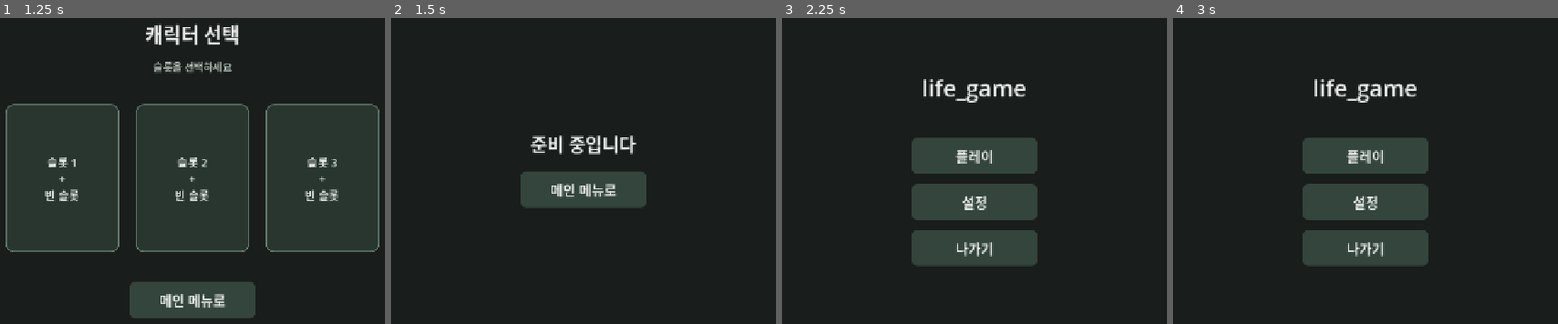
Above: before the commit, frames 1-4 (left to right).
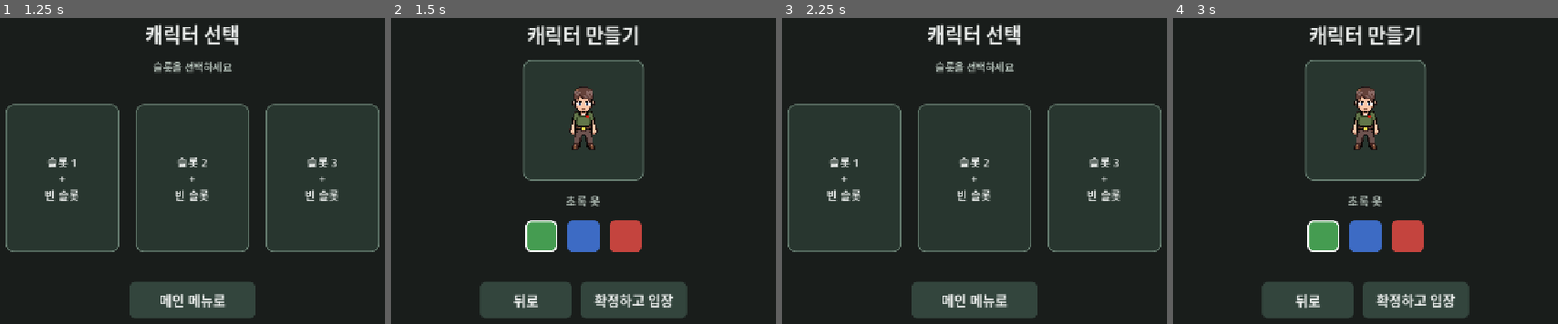
Above: after the commit, the same moments.

Repository: kimtuna/life_game
Game: Godot game, scene res://scenes/main_menu/main_menu.tscn
Two runs of this game, one before a commit and one after it. Both use one fixed random seed, a clock stepped at 60 frames per second and the inputs below.
Inputs (mouse positions are in pixels of both pictures, inside the frame that each line leads up to):
- Up to frame 1 (1.25 s): click "플레이" at 0.5 s
- Up to frame 2 (1.5 s): click "슬롯 1 + 빈 슬롯" at 1.25 s
- Up to frame 3 (2.25 s): click "메인 메뉴로" (after the commit: "뒤로") at 2 s
- Up to frame 4 (3 s): click (1365, 177) at 2.75 s, where only the run after the commit has a clickable "슬롯 2 + 빈 슬롯"

Frame 1 is identical in both runs. In frame 2, 24% of the frame differs, in the area x 22-78%, y 2-99%; in frame 3, 43%, in the area x 1-99%, y 1-99%; in frame 4, 24%.

Commit message:
상태 페이지 갱신 (바퀴 3, 남은 3개)

Diff:
--- a/game/project.godot
+++ b/game/project.godot
@@ -15,6 +15,10 @@
 config/features=PackedStringArray("4.7", "GL Compatibility")
 config/icon="res://icon.svg"
 
+[autoload]
+
+CharacterData="*res://scripts/character_data.gd"
+
 [display]
 
 window/size/viewport_width=1280
--- /dev/null
+++ b/game/scenes/character_customization/character_customization.gd
@@ -0,0 +1,48 @@
+extends Control
+
+const VARIANTS := ["green", "blue", "red"]
+const VARIANT_LABELS := {
+	"green": "초록 옷",
+	"blue": "파랑 옷",
+	"red": "빨강 옷",
+}
+
+var current_variant_index: int = 0
+
+@onready var preview: TextureRect = $CenterContainer/VBoxContainer/PreviewFrame/PreviewMargin/Preview
+@onready var variant_label: Label = $CenterContainer/VBoxContainer/VariantLabel
+@onready var swatch_buttons: Array[Button] = [
+	$CenterContainer/VBoxContainer/SwatchRow/GreenSwatch,
+	$CenterContainer/VBoxContainer/SwatchRow/BlueSwatch,
+	$CenterContainer/VBoxContainer/SwatchRow/RedSwatch,
+]
+
+
+func _ready() -> void:
+	_select_variant(0)
+
+
+func _select_variant(index: int) -> void:
+	current_variant_index = index
+	var variant: String = VARIANTS[index]
+	preview.texture = load("res://assets/sprites/character/%s_south.png" % variant)
+	variant_label.text = VARIANT_LABELS[variant]
+	for i in range(swatch_buttons.size()):
+		swatch_buttons[i].button_pressed = (i == index)
+
+
+func _on_swatch_pressed(index: int) -> void:
+	_select_variant(index)
+
+
+func _on_confirm_pressed() -> void:
+	var variant: String = VARIANTS[current_variant_index]
+	CharacterData.save_character(CharacterData.active_slot_index, {
+		"variant": variant,
+		"label": VARIANT_LABELS[variant],
+	})
+	get_tree().change_scene_to_file("res://scenes/world/world.tscn")
+
+
+func _on_back_pressed() -> void:
+	get_tree().change_scene_to_file("res://scenes/character_slots/character_slots.tscn")
--- /dev/null
+++ b/game/scenes/character_customization/character_customization.tscn
@@ -0,0 +1,199 @@
+[gd_scene load_steps=10 format=3]
+
+[ext_resource type="Script" path="res://scenes/character_customization/character_customization.gd" id="1_script"]
+[ext_resource type="Theme" path="res://theme/main_theme.tres" id="2_theme"]
+
+[sub_resource type="StyleBoxFlat" id="StyleBoxFlat_preview_bg"]
+bg_color = Color(0.157, 0.212, 0.184, 1)
+border_width_left = 2
+border_width_top = 2
+border_width_right = 2
+border_width_bottom = 2
+border_color = Color(0.4, 0.49, 0.44, 1)
+corner_radius_top_left = 14
+corner_radius_top_right = 14
+corner_radius_bottom_right = 14
+corner_radius_bottom_left = 14
+
+[sub_resource type="StyleBoxFlat" id="StyleBoxFlat_swatch_green"]
+bg_color = Color(0.271, 0.612, 0.318, 1)
+corner_radius_top_left = 10
+corner_radius_top_right = 10
+corner_radius_bottom_right = 10
+corner_radius_bottom_left = 10
+
+[sub_resource type="StyleBoxFlat" id="StyleBoxFlat_swatch_green_selected"]
+bg_color = Color(0.271, 0.612, 0.318, 1)
+border_width_left = 3
+border_width_top = 3
+border_width_right = 3
+border_width_bottom = 3
+border_color = Color(1, 1, 1, 1)
+corner_radius_top_left = 10
+corner_radius_top_right = 10
+corner_radius_bottom_right = 10
+corner_radius_bottom_left = 10
+
+[sub_resource type="StyleBoxFlat" id="StyleBoxFlat_swatch_blue"]
+bg_color = Color(0.239, 0.42, 0.769, 1)
+corner_radius_top_left = 10
+corner_radius_top_right = 10
+corner_radius_bottom_right = 10
+corner_radius_bottom_left = 10
+
+[sub_resource type="StyleBoxFlat" id="StyleBoxFlat_swatch_blue_selected"]
+bg_color = Color(0.239, 0.42, 0.769, 1)
+border_width_left = 3
+border_width_top = 3
+border_width_right = 3
+border_width_bottom = 3
+border_color = Color(1, 1, 1, 1)
+corner_radius_top_left = 10
+corner_radius_top_right = 10
+corner_radius_bottom_right = 10
+corner_radius_bottom_left = 10
+
+[sub_resource type="StyleBoxFlat" id="StyleBoxFlat_swatch_red"]
+bg_color = Color(0.769, 0.267, 0.243, 1)
+corner_radius_top_left = 10
+corner_radius_top_right = 10
+corner_radius_bottom_right = 10
+corner_radius_bottom_left = 10
+
+[sub_resource type="StyleBoxFlat" id="StyleBoxFlat_swatch_red_selected"]
+bg_color = Color(0.769, 0.267, 0.243, 1)
+border_width_left = 3
+border_width_top = 3
+border_width_right = 3
+border_width_bottom = 3
+border_color = Color(1, 1, 1, 1)
+corner_radius_top_left = 10
+corner_radius_top_right = 10
+corner_radius_bottom_right = 10
+corner_radius_bottom_left = 10
+
+[node name="CharacterCustomization" type="Control"]
+layout_mode = 3
+anchors_preset = 15
+anchor_right = 1.0
+anchor_bottom = 1.0
+grow_horizontal = 2
+grow_vertical = 2
+theme = ExtResource("2_theme")
+script = ExtResource("1_script")
+
+[node name="Background" type="ColorRect" parent="."]
+layout_mode = 1
+anchors_preset = 15
+anchor_right = 1.0
+anchor_bottom = 1.0
+grow_horizontal = 2
+grow_vertical = 2
+color = Color(0.098, 0.114, 0.106, 1)
+
+[node name="CenterContainer" type="CenterContainer" parent="."]
+layout_mode = 1
+anchors_preset = 15
+anchor_right = 1.0
+anchor_bottom = 1.0
+grow_horizontal = 2
+grow_vertical = 2
+
+[node name="VBoxContainer" type="VBoxContainer" parent="CenterContainer"]
+layout_mode = 2
+theme_override_constants/separation = 20
+alignment = 1
+
+[node name="Title" type="Label" parent="CenterContainer/VBoxContainer"]
+layout_mode = 2
+size_flags_horizontal = 4
+theme_override_font_sizes/font_size = 34
+text = "캐릭터 만들기"
+horizontal_alignment = 1
+
+[node name="PreviewFrame" type="PanelContainer" parent="CenterContainer/VBoxContainer"]
+layout_mode = 2
+size_flags_horizontal = 4
+theme_override_styles/panel = SubResource("StyleBoxFlat_preview_bg")
+
+[node name="PreviewMargin" type="MarginContainer" parent="CenterContainer/VBoxContainer/PreviewFrame"]
+layout_mode = 2
+theme_override_constants/margin_left = 24
+theme_override_constants/margin_top = 24
+theme_override_constants/margin_right = 24
+theme_override_constants/margin_bottom = 24
+
+[node name="Preview" type="TextureRect" parent="CenterContainer/VBoxContainer/PreviewFrame/PreviewMargin"]
+custom_minimum_size = Vector2(160, 160)
+layout_mode = 2
+texture_filter = 1
+stretch_mode = 5
+expand_mode = 1
+
+[node name="VariantLabel" type="Label" parent="CenterContainer/VBoxContainer"]
+layout_mode = 2
+size_flags_horizontal = 4
+theme_override_font_sizes/font_size = 20
+theme_override_colors/font_color = Color(0.7, 0.75, 0.72, 1)
+text = "초록 옷"
+horizontal_alignment = 1
+
+[node name="SwatchRow" type="HBoxContainer" parent="CenterContainer/VBoxContainer"]
+layout_mode = 2
+size_flags_horizontal = 4
+theme_override_constants/separation = 18
+alignment = 1
+
+[node name="GreenSwatch" type="Button" parent="CenterContainer/VBoxContainer/SwatchRow"]
+custom_minimum_size = Vector2(56, 56)
+layout_mode = 2
+toggle_mode = true
+button_pressed = true
+theme_override_styles/normal = SubResource("StyleBoxFlat_swatch_green")
+theme_override_styles/hover = SubResource("StyleBoxFlat_swatch_green_selected")
+theme_override_styles/pressed = SubResource("StyleBoxFlat_swatch_green_selected")
+theme_override_styles/focus = SubResource("StyleBoxFlat_swatch_green_selected")
+
+[node name="BlueSwatch" type="Button" parent="CenterContainer/VBoxContainer/SwatchRow"]
+custom_minimum_size = Vector2(56, 56)
+layout_mode = 2
+toggle_mode = true
+theme_override_styles/normal = SubResource("StyleBoxFlat_swatch_blue")
+theme_override_styles/hover = SubResource("StyleBoxFlat_swatch_blue_selected")
+theme_override_styles/pressed = SubResource("StyleBoxFlat_swatch_blue_selected")
+theme_override_styles/focus = SubResource("StyleBoxFlat_swatch_blue_selected")
+
+[node name="RedSwatch" type="Button" parent="CenterContainer/VBoxContainer/SwatchRow"]
+custom_minimum_size = Vector2(56, 56)
+layout_mode = 2
+toggle_mode = true
+theme_override_styles/normal = SubResource("StyleBoxFlat_swatch_red")
+theme_override_styles/hover = SubResource("StyleBoxFlat_swatch_red_selected")
+theme_override_styles/pressed = SubResource("StyleBoxFlat_swatch_red_selected")
+theme_override_styles/focus = SubResource("StyleBoxFlat_swatch_red_selected")
+
+[node name="ButtonSpacer" type="Control" parent="CenterContainer/VBoxContainer"]
+custom_minimum_size = Vector2(0, 12)
+layout_mode = 2
+
+[node name="ButtonRow" type="HBoxContainer" parent="CenterContainer/VBoxContainer"]
+layout_mode = 2
+size_flags_horizontal = 4
+theme_override_constants/separation = 16
+alignment = 1
+
+[node name="BackButton" type="Button" parent="CenterContainer/VBoxContainer/ButtonRow"]
+layout_mode = 2
+custom_minimum_size = Vector2(160, 0)
+text = "뒤로"
+
+[node name="ConfirmButton" type="Button" parent="CenterContainer/VBoxContainer/ButtonRow"]
+layout_mode = 2
+custom_minimum_size = Vector2(160, 0)
+text = "확정하고 입장"
+
+[connection signal="pressed" from="CenterContainer/VBoxContainer/SwatchRow/GreenSwatch" to="." method="_on_swatch_pressed" binds=[0]]
+[connection signal="pressed" from="CenterContainer/VBoxContainer/SwatchRow/BlueSwatch" to="." method="_on_swatch_pressed" binds=[1]]
+[connection signal="pressed" from="CenterContainer/VBoxContainer/SwatchRow/RedSwatch" to="." method="_on_swatch_pressed" binds=[2]]
+[connection signal="pressed" from="CenterContainer/VBoxContainer/ButtonRow/BackButton" to="." method="_on_back_pressed"]
+[connection signal="pressed" from="CenterContainer/VBoxContainer/ButtonRow/ConfirmButton" to="." method="_on_confirm_pressed"]
--- a/game/scenes/character_slots/character_slots.gd
+++ b/game/scenes/character_slots/character_slots.gd
@@ -1,10 +1,33 @@
 extends Control
 
+@onready var slot_buttons: Array[Button] = [
+	$CenterContainer/VBoxContainer/SlotsRow/Slot1Button,
+	$CenterContainer/VBoxContainer/SlotsRow/Slot2Button,
+	$CenterContainer/VBoxContainer/SlotsRow/Slot3Button,
+]
 
-func _on_slot_pressed(_slot_index: int) -> void:
-	# TODO(INBOX #3): 슬롯에 저장된 캐릭터가 있으면 바로 월드로 입장시켜야 한다.
-	# 지금은 모든 슬롯이 항상 비어 있으므로 커스터마이징 화면(임시)으로 보낸다.
-	get_tree().change_scene_to_file("res://scenes/placeholder/placeholder.tscn")
+
+func _ready() -> void:
+	for i in range(slot_buttons.size()):
+		_refresh_slot_button(i)
+
+
+func _refresh_slot_button(slot_index: int) -> void:
+	var button := slot_buttons[slot_index]
+	var character := CharacterData.get_character(slot_index)
+	if character.is_empty():
+		button.text = "슬롯 %d\n\n+\n\n빈 슬롯" % (slot_index + 1)
+	else:
+		var label: String = String(character.get("label", "모험가"))
+		button.text = "슬롯 %d\n\n%s\n\n입장하기" % [slot_index + 1, label]
+
+
+func _on_slot_pressed(slot_index: int) -> void:
+	CharacterData.active_slot_index = slot_index
+	if CharacterData.has_character(slot_index):
+		get_tree().change_scene_to_file("res://scenes/world/world.tscn")
+	else:
+		get_tree().change_scene_to_file("res://scenes/character_customization/character_customization.tscn")
 
 
 func _on_back_pressed() -> void:
--- a/game/scenes/character_slots/character_slots.tscn
+++ b/game/scenes/character_slots/character_slots.tscn
@@ -160,7 +160,7 @@
 custom_minimum_size = Vector2(220, 0)
 text = "메인 메뉴로"
 
-[connection signal="pressed" from="CenterContainer/VBoxContainer/SlotsRow/Slot1Button" to="." method="_on_slot_pressed" binds=[1]]
-[connection signal="pressed" from="CenterContainer/VBoxContainer/SlotsRow/Slot2Button" to="." method="_on_slot_pressed" binds=[2]]
-[connection signal="pressed" from="CenterContainer/VBoxContainer/SlotsRow/Slot3Button" to="." method="_on_slot_pressed" binds=[3]]
+[connection signal="pressed" from="CenterContainer/VBoxContainer/SlotsRow/Slot1Button" to="." method="_on_slot_pressed" binds=[0]]
+[connection signal="pressed" from="CenterContainer/VBoxContainer/SlotsRow/Slot2Button" to="." method="_on_slot_pressed" binds=[1]]
+[connection signal="pressed" from="CenterContainer/VBoxContainer/SlotsRow/Slot3Button" to="." method="_on_slot_pressed" binds=[2]]
 [connection signal="pressed" from="CenterContainer/VBoxContainer/BackButton" to="." method="_on_back_pressed"]
--- /dev/null
+++ b/game/scenes/world/world.gd
@@ -0,0 +1,13 @@
+extends Node2D
+
+@onready var player_sprite: Sprite2D = $Player
+
+
+func _ready() -> void:
+	var character := CharacterData.get_character(CharacterData.active_slot_index)
+	var variant: String = character.get("variant", "green")
+	player_sprite.texture = load("res://assets/sprites/character/%s_south.png" % variant)
+
+
+func _on_back_pressed() -> void:
+	get_tree().change_scene_to_file("res://scenes/main_menu/main_menu.tscn")
--- /dev/null
+++ b/game/scenes/world/world.tscn
@@ -0,0 +1,28 @@
+[gd_scene load_steps=3 format=3]
+
+[ext_resource type="Script" path="res://scenes/world/world.gd" id="1_script"]
+[ext_resource type="Theme" path="res://theme/main_theme.tres" id="2_theme"]
+
+[node name="World" type="Node2D"]
+script = ExtResource("1_script")
+
+[node name="Ground" type="Polygon2D" parent="."]
+polygon = PackedVector2Array(-4000, -4000, 4000, -4000, 4000, 4000, -4000, 4000)
+color = Color(0.267, 0.443, 0.235, 1)
+
+[node name="Player" type="Sprite2D" parent="."]
+position = Vector2(640, 360)
+scale = Vector2(3, 3)
+texture_filter = 1
+
+[node name="UI" type="CanvasLayer" parent="."]
+
+[node name="BackButton" type="Button" parent="UI"]
+offset_left = 20.0
+offset_top = 20.0
+offset_right = 180.0
+offset_bottom = 64.0
+theme = ExtResource("2_theme")
+text = "메인 메뉴로"
+
+[connection signal="pressed" from="UI/BackButton" to="." method="_on_back_pressed"]
--- /dev/null
+++ b/game/scripts/character_data.gd
@@ -0,0 +1,50 @@
+extends Node
+## 오토로드 싱글톤: 캐릭터 슬롯 저장/조회를 담당한다.
+## `user://characters.save`에 JSON으로 저장해 앱을 껐다 켜도 슬롯이 유지된다.
+
+const SAVE_PATH := "user://characters.save"
+const SLOT_COUNT := 3
+
+## 슬롯 화면 -> 커스터마이징/월드 씬으로 넘어갈 때 "지금 다루는 슬롯 번호"를 전달하는 용도.
+## (Godot는 change_scene에 인자를 직접 못 넘기므로 오토로드 전역 상태로 대신한다.)
+var active_slot_index: int = -1
+
+var slots: Array = [null, null, null]
+
+
+func _ready() -> void:
+	_load()
+
+
+func has_character(slot_index: int) -> bool:
+	return slot_index >= 0 and slot_index < slots.size() and slots[slot_index] != null
+
+
+func get_character(slot_index: int) -> Dictionary:
+	if has_character(slot_index):
+		return slots[slot_index]
+	return {}
+
+
+func save_character(slot_index: int, data: Dictionary) -> void:
+	slots[slot_index] = data
+	_save()
+
+
+func _save() -> void:
+	var file := FileAccess.open(SAVE_PATH, FileAccess.WRITE)
+	if file == null:
+		return
+	file.store_string(JSON.stringify(slots))
+
+
+func _load() -> void:
+	if not FileAccess.file_exists(SAVE_PATH):
+		return
+	var file := FileAccess.open(SAVE_PATH, FileAccess.READ)
+	if file == null:
+		return
+	var parsed = JSON.parse_string(file.get_as_text())
+	if parsed is Array:
+		for i in range(min(SLOT_COUNT, parsed.size())):
+			slots[i] = parsed[i]
Binary file added: game/assets/sprites/character/blue_east.png
Not shown, added: game/assets/sprites/character/blue_east.png.import
Binary file added: game/assets/sprites/character/blue_north.png
Not shown, added: game/assets/sprites/character/blue_north.png.import
Binary file added: game/assets/sprites/character/blue_south.png
Not shown, added: game/assets/sprites/character/blue_south.png.import
Binary file added: game/assets/sprites/character/blue_west.png
Not shown, added: game/assets/sprites/character/blue_west.png.import
Binary file added: game/assets/sprites/character/green_east.png
Not shown, added: game/assets/sprites/character/green_east.png.import
Binary file added: game/assets/sprites/character/green_north.png
Not shown, added: game/assets/sprites/character/green_north.png.import
(and 16 more such lines)
